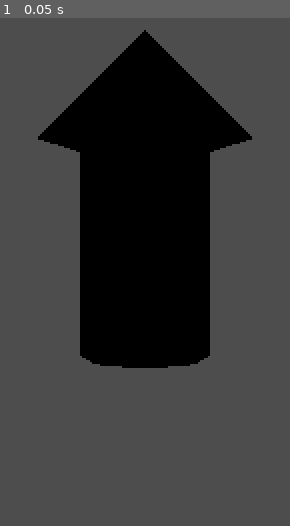
Above: before the commit, frame 1.
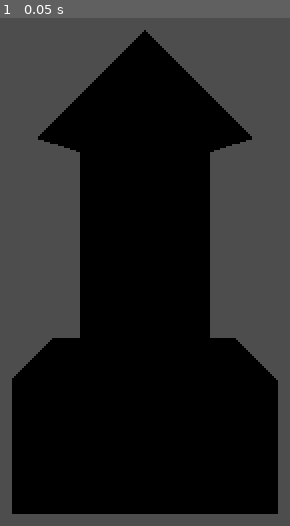
Above: after the commit, the same moment.

Repository: Bozhidar-A/uni_graphics_Y4S1
Game: Godot game, scene res://main.tscn
Two runs of this game, one before a commit and one after it. Both use one fixed random seed, a clock stepped at 60 frames per second and the inputs below.
Inputs:
- Up to frame 1 (0.05 s): no input

The runs differ from the first frame. In frame 1, 28% of the frame differs, in the area x 4-96%, y 62-98%.

Commit message:
broken translate code

Diff:
--- a/main.gd
+++ b/main.gd
@@ -3,35 +3,47 @@
 @export var cylinderHeight: float = 1
 @export var spawnHolderNode: Node3D
 
+const coneLookGoodCut = 2  # Adjust cone height for appearance
+
 var cylinder: CSGCylinder3D
 var cone: CSGCylinder3D
+var box: CSGBox3D
 
 func _ready():
-	# init cylendar
+	# Create the cylinder
 	cylinder = CSGCylinder3D.new()
 	cylinder.height = cylinderHeight
 	cylinder.radius = 0.3
 	spawnHolderNode.add_child(cylinder)
 
-	# init cone
+	# Create the cone
 	cone = CSGCylinder3D.new()
 	cone.cone = true
-	cone.height = cylinderHeight/2 #to look good /3?
+	cone.height = cylinderHeight / coneLookGoodCut
 	cone.radius = 0.5
-	var initPos = calculate_cone_offset(cylinderHeight, cylinderHeight/2)
-	cone.translate(initPos) # put it ontop (hopefuly)
-	spawnHolderNode.add_child(cone) #add to scnene
+	cone.transform.origin = calculate_offset(cylinderHeight, cone.height, true)  # Position on top
+	spawnHolderNode.add_child(cone)
 
-func calculate_cone_offset(cylinder_height: float, cone_height: float) -> Vector3:
-	# high reduces equaly from both top and bottom so the top of the cylinder moves by half the change in height
-	var offset_y = cylinder_height / 2 + cone_height / 2
+	# Create the box
+	box = CSGBox3D.new()
+	box.size = Vector3(1, 0.5, 1)
+	box.transform.origin = calculate_offset(cylinderHeight, box.size.y, false)  # Position at bottom
+	spawnHolderNode.add_child(box)
+
+func calculate_offset(cylinder_height: float, target_height: float, is_top: bool) -> Vector3:
+	# Calculate offset to position object on top or bottom of the cylinder
+	var offset_y = cylinder_height / 2 + target_height / 2
+	if not is_top:
+		offset_y *= -1
 	return Vector3(0, offset_y, 0)
 
-
-func set_cylinder_height(newHeight: float):
-	cylinderHeight = newHeight
-
+func update_cylinder_height(new_height: float):
+	# Update the cylinder height
+	cylinderHeight = new_height
 	cylinder.height = cylinderHeight
 
-	var matchedPos = calculate_cone_offset
-	cone.translate(matchedPos)
+	# Update cone position
+	cone.transform.origin = calculate_offset(cylinderHeight, cone.height, true)
+
+	# Update box position
+	box.transform.origin = calculate_offset(cylinderHeight, box.size.y, false)
